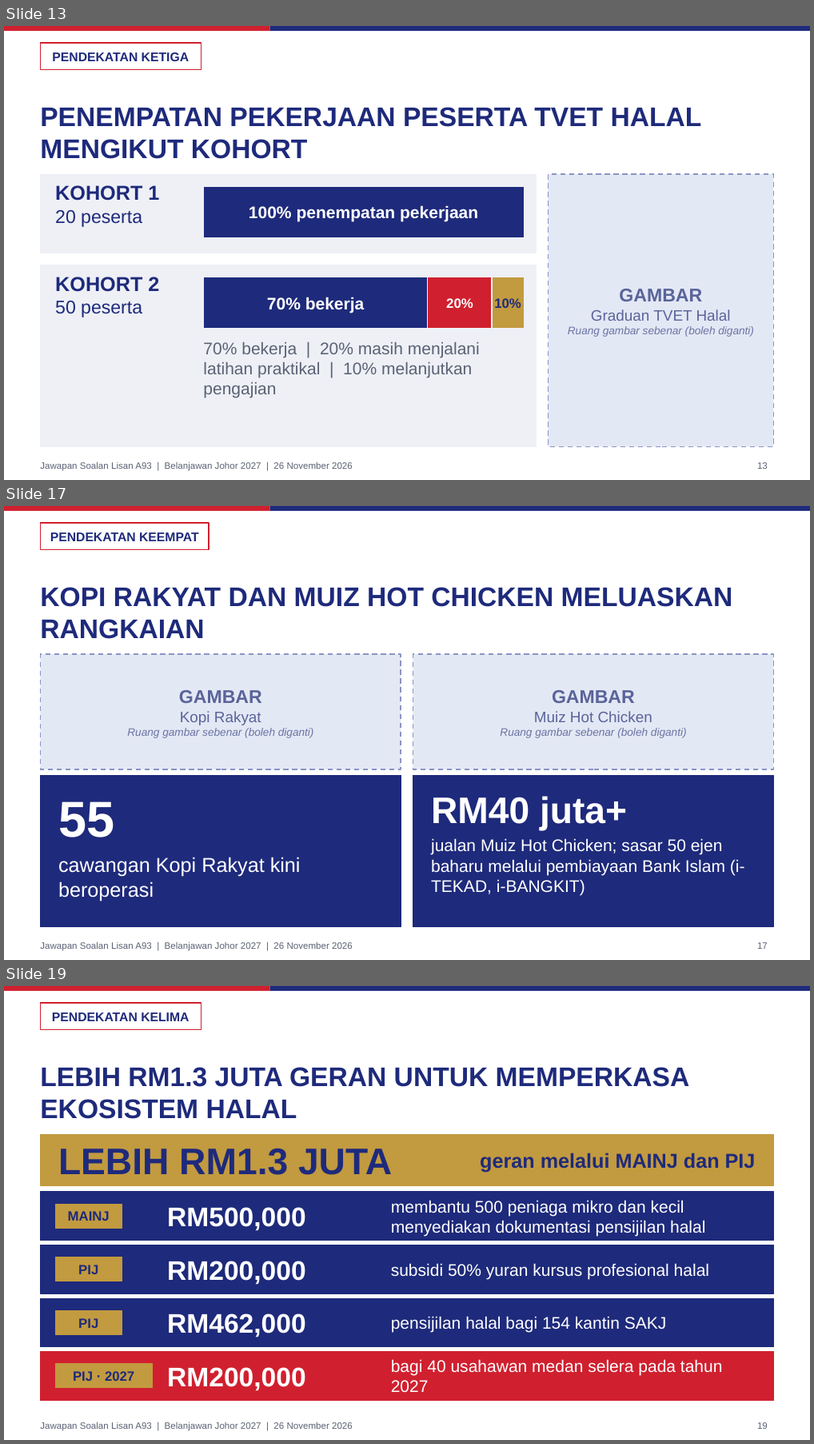
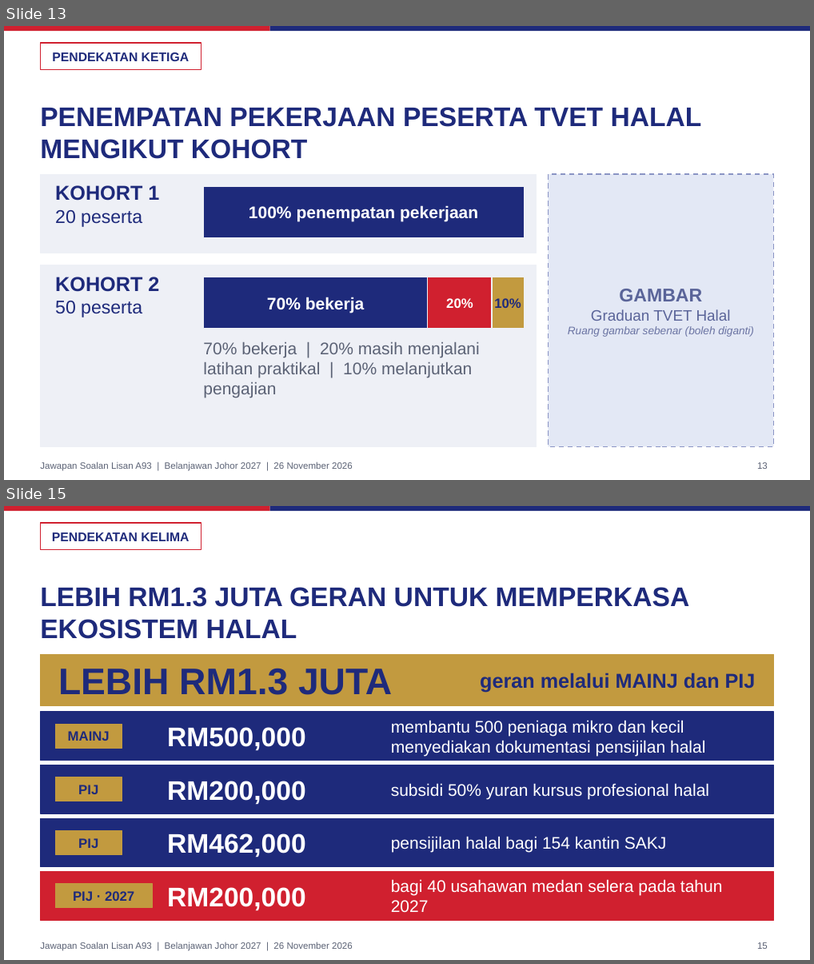
Before and after one commit to nawaljoe/Nawal, a slide deck: slides/A93_Halal_Johor_16x9.pptx. Shown one above the other, each under a label of ours: slides 13, 17 and 19 before the commit, slides 13 and 15 after it; the slides between them are not shown. The pictures are 814x1444 and 814x964 pixels, drawn with LibreOffice and Linux fonts; fonts in the diff are those of the drawing; background and template pictures are left out. Boxes give left, top, right and bottom in pixels: in the first picture for what was removed or moved away, otherwise in the second. Text is boxed around its words. In the diff, an @@ line names an element or a change of style, - is before the commit and + after.

```diff
--- a/slides/A93_Halal_Johor_16x9.pptx
+++ b/slides/A93_Halal_Johor_16x9.pptx
@@ slide 17 removed at (x1=4, y1=506, x2=810, y2=960), background #FFFFFF; not listed: 3 template elements that a slide beside it also shows @@
@@ rectangle removed at (x1=40, y1=523, x2=209, y2=549) @@
@@ text removed at (x1=50, y1=532, x2=199, y2=541) @@
-PENDEKATAN KEEMPAT
@@ title removed at (x1=40, y1=587, x2=734, y2=639) @@
-KOPI RAKYAT DAN MUIZ HOT CHICKEN MELUASKAN RANGKAIAN
@@ rectangle removed at (x1=40, y1=654, x2=401, y2=769) @@
@@ rectangle removed at (x1=413, y1=654, x2=774, y2=769) @@
@@ text removed at (x1=127, y1=690, x2=314, y2=738) @@
-GAMBAR
-Kopi Rakyat
-Ruang gambar sebenar (boleh diganti)
@@ text removed at (x1=500, y1=690, x2=687, y2=738) @@
-GAMBAR
-Muiz Hot Chicken
-Ruang gambar sebenar (boleh diganti)
@@ rectangle removed at (x1=40, y1=776, x2=401, y2=927) @@
@@ rectangle removed at (x1=413, y1=776, x2=774, y2=927) @@
@@ text removed at (x1=58, y1=801, x2=114, y2=837) @@
-55
@@ text removed at (x1=431, y1=796, x2=627, y2=830) @@
-RM40 juta+
@@ text removed at (x1=431, y1=838, x2=746, y2=895) @@
-jualan Muiz Hot Chicken; sasar 50 ejen baharu melalui pembiayaan Bank Islam (i-TEKAD, i-BANGKIT)
@@ text removed at (x1=58, y1=856, x2=301, y2=900) @@
-cawangan Kopi Rakyat kini beroperasi
@@ page number removed at (x1=758, y1=942, x2=768, y2=948) @@
-17
@@ what was slide 19 is now slide 15 @@
```
Also in this commit, not shown: 1 slide changed, 3 other slides removed, 4 other files.
